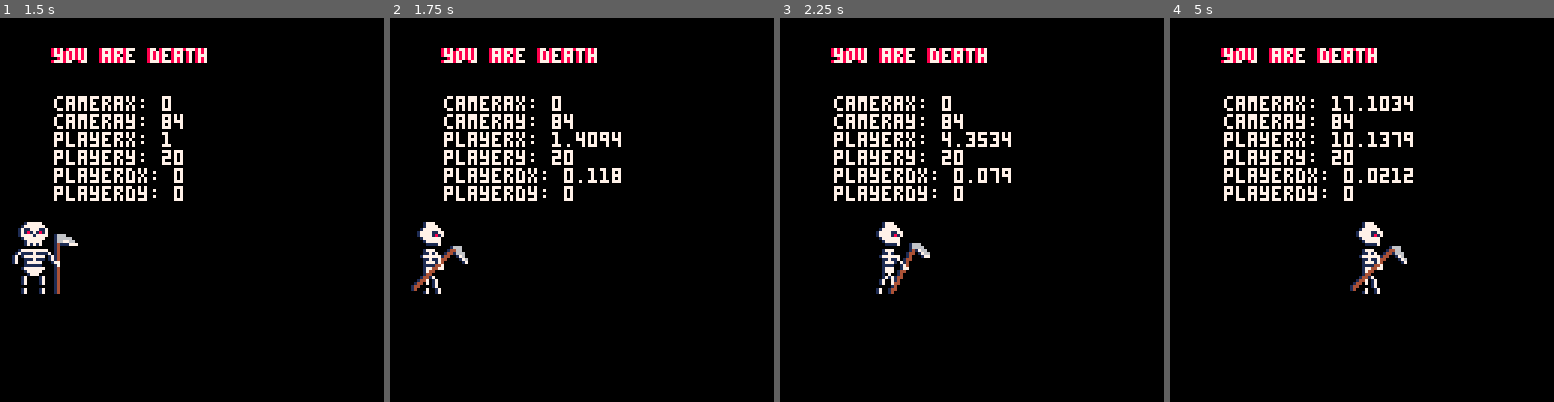
Above: before the commit, frames 1-4 (left to right).
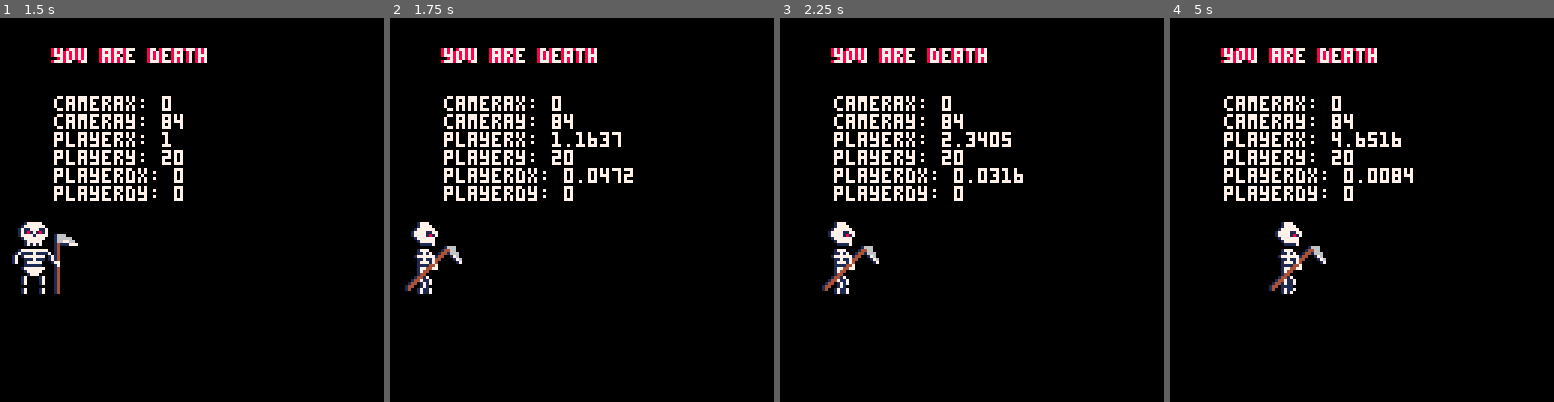
Above: after the commit, the same moments.

Repository: abutcher/pico8
Game: PICO-8 cartridge skeleton.p8
Same seed, same stepped clock (60 frames per second), same inputs: the game is played once before the commit and once after it.
Inputs:
- Up to frame 1 (1.5 s): no input
- Up to frame 2 (1.75 s): hold Right from 1.6 s (still down)
- Up to frame 3 (2.25 s): release Right at 2.1 s
- Up to frame 4 (5 s): hold Right 2.47-3.03 s; hold Left 3.08-3.58 s; hold Right 4.02-4.68 s

Frame 1 is identical in both runs. In frame 2, 1.6% of the frame differs, in the area x 3-64%, y 29-72%; in frame 3, 2.3%; in frame 4, 2.9%, in the area x 25-64%, y 20-72%.

Commit message:
more movement

Diff:
--- a/skeleton.p8
+++ b/skeleton.p8
@@ -7,7 +7,7 @@
 --                     --
 -------------------------
 
-function make_skeleton(x,y)
+function make_skeleton(x,y,d)
 	local a = {}
 	a.x = x  a.y = y a.dx = 0 a.dy = 0
 	a.kind = 1
@@ -32,12 +32,16 @@
 function move_player(pl)
 	local b = pl.id
 
-	accel = 0.05
+	accel = 0.02
 
 	if (btn(0,b)) then
 	  pl.dx = pl.dx - accel; pl.d=-1 end
 	if (btn(1,b)) then
 		pl.dx = pl.dx + accel; pl.d=1 end
+end
+
+function player_moving(dx)
+	return not (pl.dx <= 0.001 and pl.dx >= -0.001)
 end
 
 function move_skeleton(pl)
@@ -47,11 +51,13 @@
 	pl.x = pl.x + pl.dx
 	pl.dx = pl.dx * 0.8
 
-	if (pl.dx > 0) and ((pl.frame == 9) or (pl.frame == 2)) then
-		pl.frame = 12
-	elseif (pl.dx > 0) and ((pl.frame == 12) or (pl.frame == 2)) then
-		pl.frame = 9
-	elseif (pl.dx == 0) then
+	if player_moving(pl.dx) and (pl.frame == 2) then
+		pl.frame = 64
+	elseif player_moving(pl.dx) and (pl.frame + 3 <= 76) then
+		pl.frame = pl.frame + 3
+	elseif player_moving(pl.dx) and (pl.frame + 3 > 76) then
+		pl.frame = 64
+	elseif not player_moving(pl.dx) then
 		pl.frame = 2
 	end
 end
@@ -61,7 +67,7 @@
 end
 
 function draw_skeleton(pl)
-	spr(pl.frame, pl.x*8-4, pl.y*8-8, 3, 3)
+	spr(pl.frame, pl.x*8-4, pl.y*8-8, 3, 3, pl.d < 0)
 end
 
 function _draw()
Not shown, changed: 41 lines of the sprite sheet (__gfx__) section of skeleton.p8
